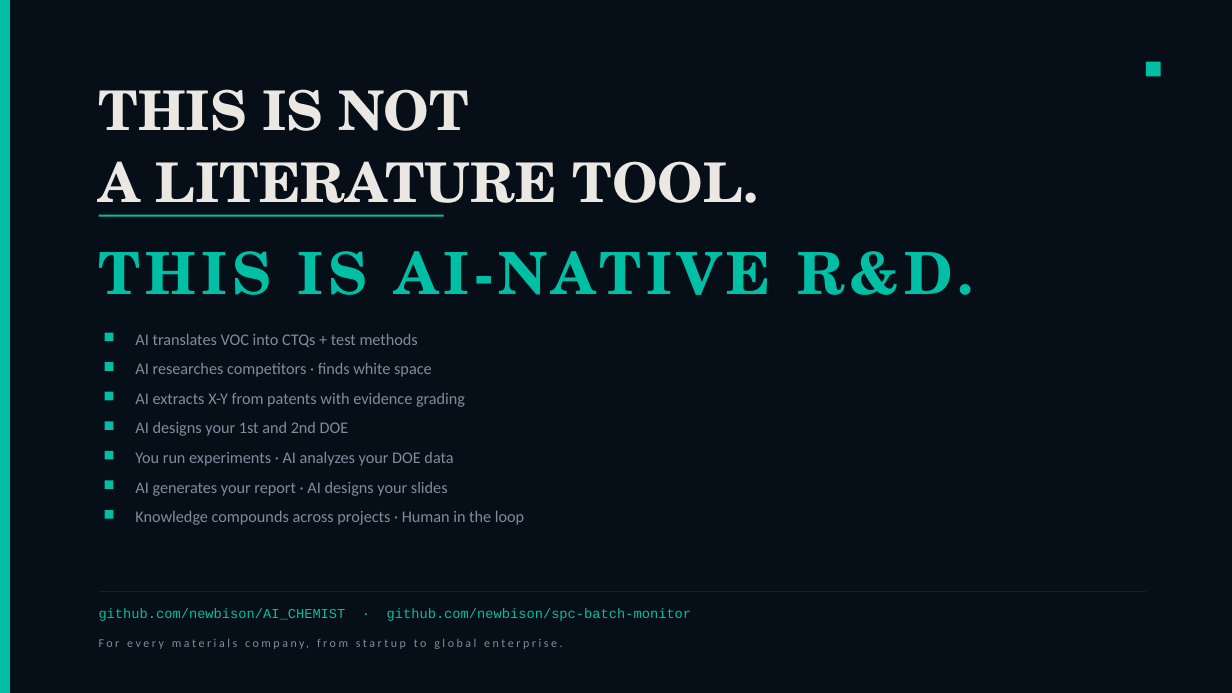
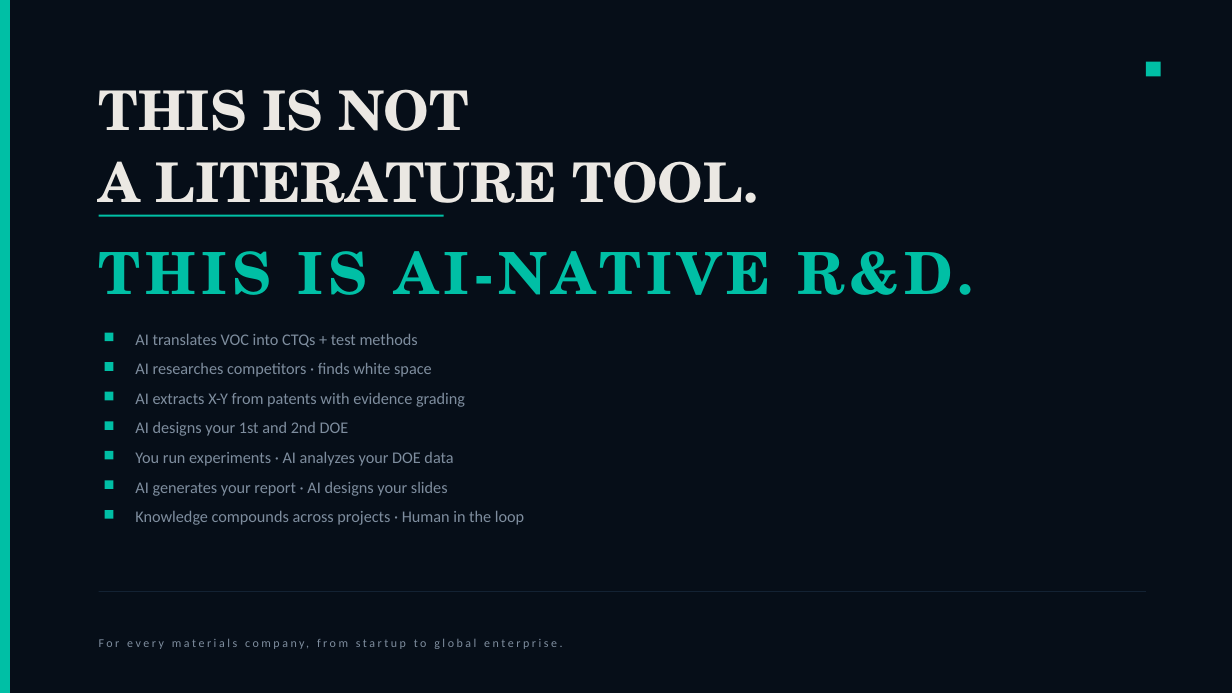
Before and after one commit to newbison/AI_CHEMIST, a slide deck: slide 10 of ppt/FORGE_AI_Deck.pptx. Drawn at 1232x693 pixels with LibreOffice and Linux fonts; fonts in the diff are those of the drawing. Boxes give left, top, right and bottom in pixels: in the first picture for what was removed or moved away, otherwise in the second. Text is boxed around its words. In the diff, an @@ line names an element or a change of style, - is before the commit and + after.

```diff
--- a/ppt/FORGE_AI_Deck.pptx
+++ b/ppt/FORGE_AI_Deck.pptx
@@ text removed at <box>99,609,692,621</box> @@
-github.com/newbison/AI_CHEMIST · github.com/newbison/spc-batch-monitor
```
Also in this commit, not shown: 3 other slides changed, 32 other files.
